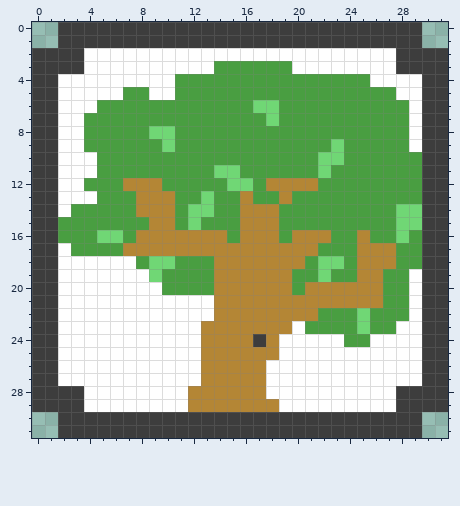
One commit to this pixel-art sprite: src/images/tree.png. This is how it looked before the edit.
The file is 32x32 pixels.
After:
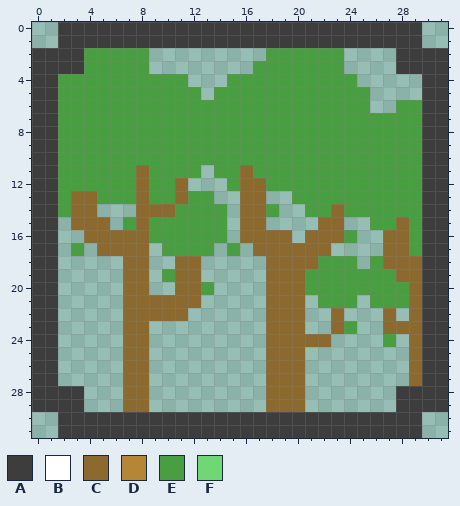
Palette (. is transparent): A #3d3d3d  B #ffffff  C #8c6a2f  D #b48635  E #499e41  F #70d775
Edits made:
@@ x 0..31 @@
  1 ..AAAAAAAAAAAAAAAAAAAAAAAAAAAA..
- 2 AAAABBBBBBBBBBBBBBBBBBBBBBBBAAAA
- 3 AAAABBBBBBBBBBEEEEEEBBBBBBBBAAAA
- 4 AABBBBBBBBBEEEEEEEEEEEEEEEBBBBAA
- 5 AABBBBBEEBBEEEEEEEEEEEEEEEEEBBAA
- 6 AABBBEEEEEEEEEEEEFFEEEEEEEEEEBAA
- 7 AABBEEEEEEEEEEEEEEFEEEEEEEEEEBAA
- 8 AABBEEEEEFFEEEEEEEEEEEEEEEEEEBAA
- 9 AABBEEEEEEFEEEEEEEEEEEEFEEEEEBAA
-10 AABBBEEEEEEEEEEEEEEEEEFFEEEEEEAA
-11 AABBBEEEEEEEEEFFEEEEEEFEEEEEEEAA
-12 AABBEEEDDDEEEEEFFEDDDDEEEEEEEEAA
-13 AABBBEEEDDDEEFEEDEEDEEEEEEEEEEAA
-14 AABEEEEEDDDEFFEEDDDEEEEEEEEEFFAA
-15 AAEEEEEEEDDEFEEEDDDEEEEEEEEEFFAA
-16 AAEEEFFEDDDDDDDEDDDEDDDEEDEEFEAA
-17 AABEEEEDDDDDDDDDDDDDDDEEEDDDEEAA
-18 AABBBBBBEFFEEEDDDDDDDEFFEDDDEEAA
-19 AABBBBBBBFEEEEDDDDDDEEFEEDDEEBAA
-20 AABBBBBBBBEEEEDDDDDDEDDDDDDEEBAA
-21 AABBBBBBBBBBBBDDDDDDDDDDDDDEEBAA
-22 AABBBBBBBBBBBBDDDDDDDDEEEFEEEBAA
-23 AABBBBBBBBBBBDDDDDDDBEEEEFEEBBAA
-24 AABBBBBBBBBBBDDDDADBBBBBEEBBBBAA
-25 AABBBBBBBBBBBDDDDDDBBBBBBBBBBBAA
-26 AABBBBBBBBBBBDDDDDBBBBBBBBBBBBAA
-27 AABBBBBBBBBBBDDDDDBBBBBBBBBBBBAA
-28 AAAABBBBBBBBDDDDDDBBBBBBBBBBAAAA
-29 AAAABBBBBBBBDDDDDDDBBBBBBBBBAAAA
+ 2 AAAAEEEEE.........EEEEEE....AAAA
+ 3 AAAAEEEEE........EEEEEEE....AAAA
+ 4 AAEEEEEEEEEE...EEEEEEEEEE.....AA
+ 5 AAEEEEEEEEEEE.EEEEEEEEEEEE....AA
+ 6 AAEEEEEEEEEEEEEEEEEEEEEEEE..EEAA
+ 7 AAEEEEEEEEEEEEEEEEEEEEEEEEEEEEAA
+ 8 AAEEEEEEEEEEEEEEEEEEEEEEEEEEEEAA
+ 9 AAEEEEEEEEEEEEEEEEEEEEEEEEEEEEAA
+10 AAEEEEEEEEEEEEEEEEEEEEEEEEEEEEAA
+11 AAEEEEEECEEEE.EECEEEEEEEEEEEEEAA
+12 AAEEEEEECEEC...ECCEEEEEEEEEEEEAA
+13 AAECCEEECEECEE..CC..EEEEEEEEEEAA
+14 AAECC...CCCEEEE.CCE..EECEEEEEEAA
+15 AA.CCC.ECEEEEEE.CC....CC..EECEAA
+16 AA..CCCCCEEEEEE.CCCC.CCCE..CCEAA
+17 AA.E.CCCC.EEEE.E.CCCCCC....CCEAA
+18 AA.....CC..CC.....CCCCEEE.ECCCAA
+19 AA.....CC.ECC.....CCCEEEEEEECCAA
+20 AA.....CC..CCE....CCCEEEEEEEECAA
+21 AA.....CCCCCC.....CCC.EEE.EEECAA
+22 AA.....CCCCC......CCC..C...C.CAA
+23 AA.....CC.........CCC..CE..CCCAA
+24 AA.....CC.........CCCCC....E.CAA
+25 AA.....CC.........CCC........CAA
+26 AA.....CC.........CCC........CAA
+27 AA.....CC.........CCC........CAA
+28 AAAA...CC.........CCC.......AAAA
+29 AAAA...CC.........CCC.......AAAA
 30 ..AAAAAAAAAAAAAAAAAAAAAAAAAAAA..
